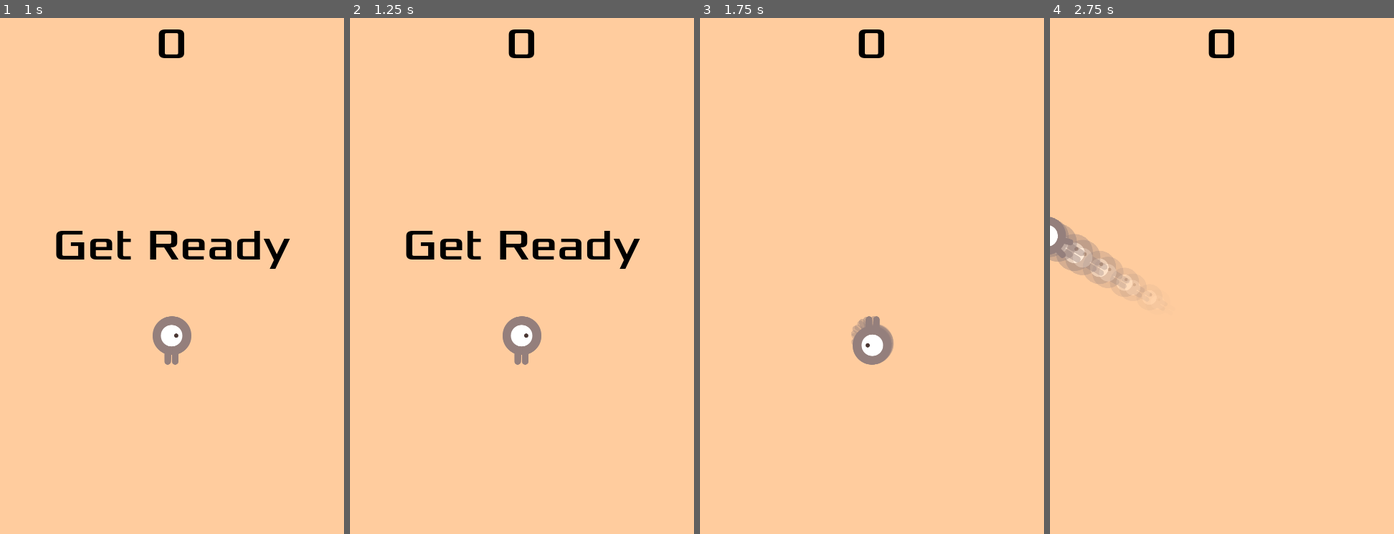
Above: before the commit, frames 1-4 (left to right).
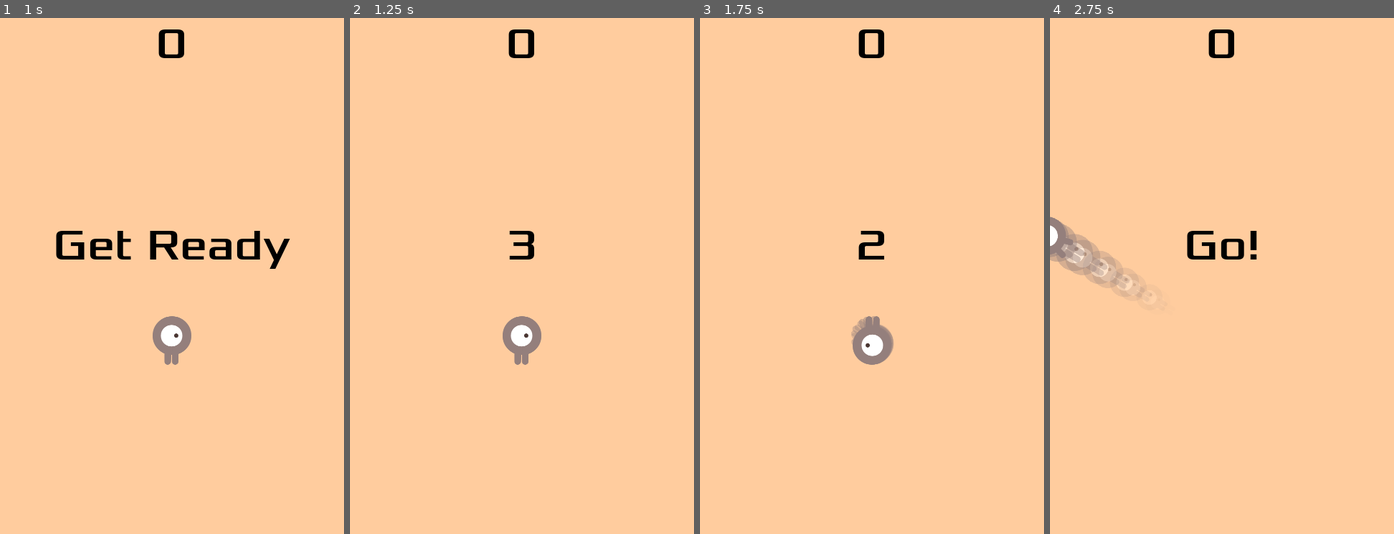
Above: after the commit, the same moments.

Repository: PaulThomasRowe/boba-tea-wizardry
Game: Godot game, scene res://main.tscn
Same seed, same stepped clock (60 frames per second), same inputs: the game is played once before the commit and once after it. Sound files missing from this copy of the repository are replaced by a short silence.
Inputs:
- Up to frame 1 (1 s): click "Start" at 0.5 s
- Up to frame 2 (1.25 s): no input
- Up to frame 3 (1.75 s): hold D (move_right) from 1.28 s (still down); tap F (test_immunity) at 1.35 s
- Up to frame 4 (2.75 s): release D (move_right) at 2.03 s; hold S (move_down) from 2.03 s (still down); tap G (test_speed) at 2.1 s

Frame 1 is identical in both runs. In frame 2, 1.6% of the frame differs, in the area x 16-85%, y 41-49%; in frame 3, 0.2%; in frame 4, 0.5%.

Commit message:
feat: add countdown timer

Diff:
--- a/hud.gd
+++ b/hud.gd
@@ -22,6 +22,9 @@
 	tween = create_tween()
 	tween.tween_property($MilkTeaLevel, "anchor_top", 1 - percentage, 0.5)  # 0.5 seconds duration
 
+func hide_message():
+	$MessageLabel.hide()
+
 func _on_StartButton_pressed():
 	$StartButton.hide()
 	start_game.emit()
--- a/main.gd
+++ b/main.gd
@@ -35,7 +35,24 @@
 	$HUD.update_milk_tea_level(milk_tea_level)
 	$HUD.show_message("Get Ready")
 
+	start_countdown()
 	fade_music_in()
+
+func start_countdown():
+	$HUD.show_message("Get Ready")
+	await get_tree().create_timer(0.5).timeout
+	$HUD.show_message("3")
+	await get_tree().create_timer(0.5).timeout
+	$HUD.show_message("2")
+	await get_tree().create_timer(0.5).timeout
+	$HUD.show_message("1")
+	await get_tree().create_timer(0.5).timeout
+	$HUD.show_message("Go!")
+	await get_tree().create_timer(0.5).timeout
+	$HUD.hide_message()
+
+	# Start the game timers
+	$StartTimer.start()
 
 func fade_music_in() -> void:
 	const fade_time = 2.0
@@ -90,6 +107,5 @@
 	if milk_tea_level <= 0:
 		game_over()
 
-
 func _on_music_finished() -> void:
 	$Music.play()
Not shown: 1 places in main.tscn that only renumber resources
Not shown: 1 places in player.tscn that only renumber resources
